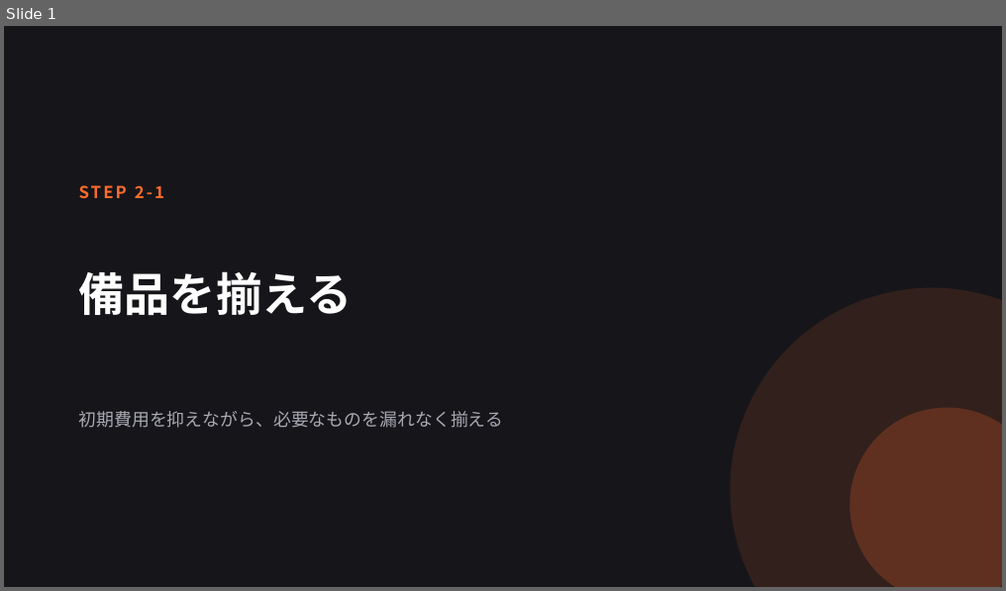
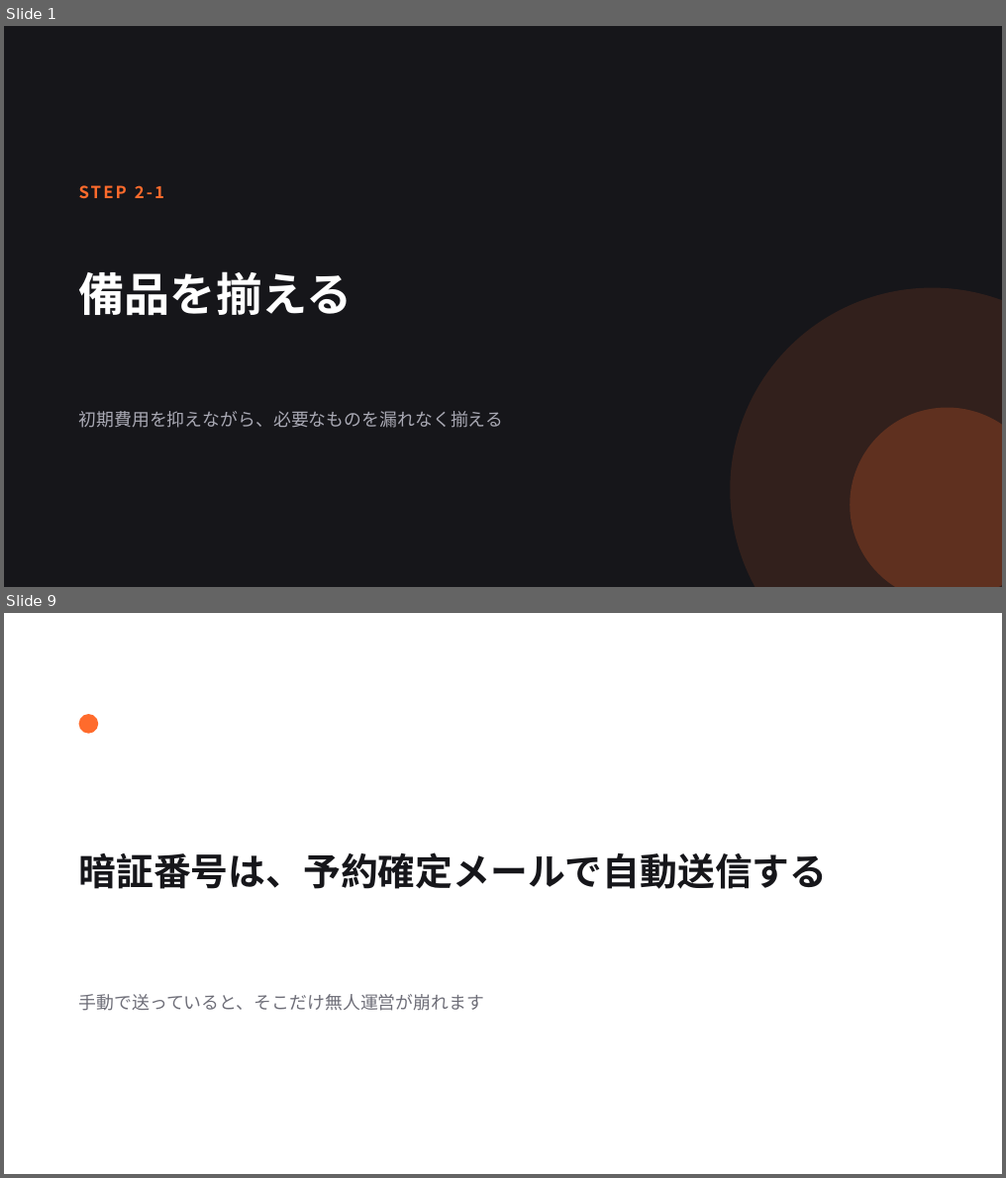
Before and after one commit to sou1104pc-ops/task-matrix, a slide deck: slides/11_備品を揃える.pptx. Shown one above the other, each under a label of ours: slide 1 before the commit, slides 1 and 9 after it; the slides between them are not shown. The pictures are 1006x591 and 1006x1178 pixels, drawn with LibreOffice and Linux fonts; fonts in the diff are those of the drawing. Boxes give left, top, right and bottom in pixels: in the first picture for what was removed or moved away, otherwise in the second. Text is boxed around its words. In the diff, an @@ line names an element or a change of style, - is before the commit and + after.

```diff
--- a/slides/11_備品を揃える.pptx
+++ b/slides/11_備品を揃える.pptx
@@ slide 9 added at box(4, 613, 1002, 1174), background #FFFFFF @@
@@ ellipse added at box(79, 714, 98, 734), fill #FF6B2C @@
@@ text added at box(79, 853, 828, 889), 36 pt, text #16161A, bold @@
+暗証番号は、予約確定メールで自動送信する
@@ text added at box(79, 994, 485, 1011), 17 pt, text #6E6E78 @@
+手動で送っていると、そこだけ無人運営が崩れます
```
Also in this commit, not shown: 2 slides changed, 21 other slides added, 3 slides removed, 19 other files.
